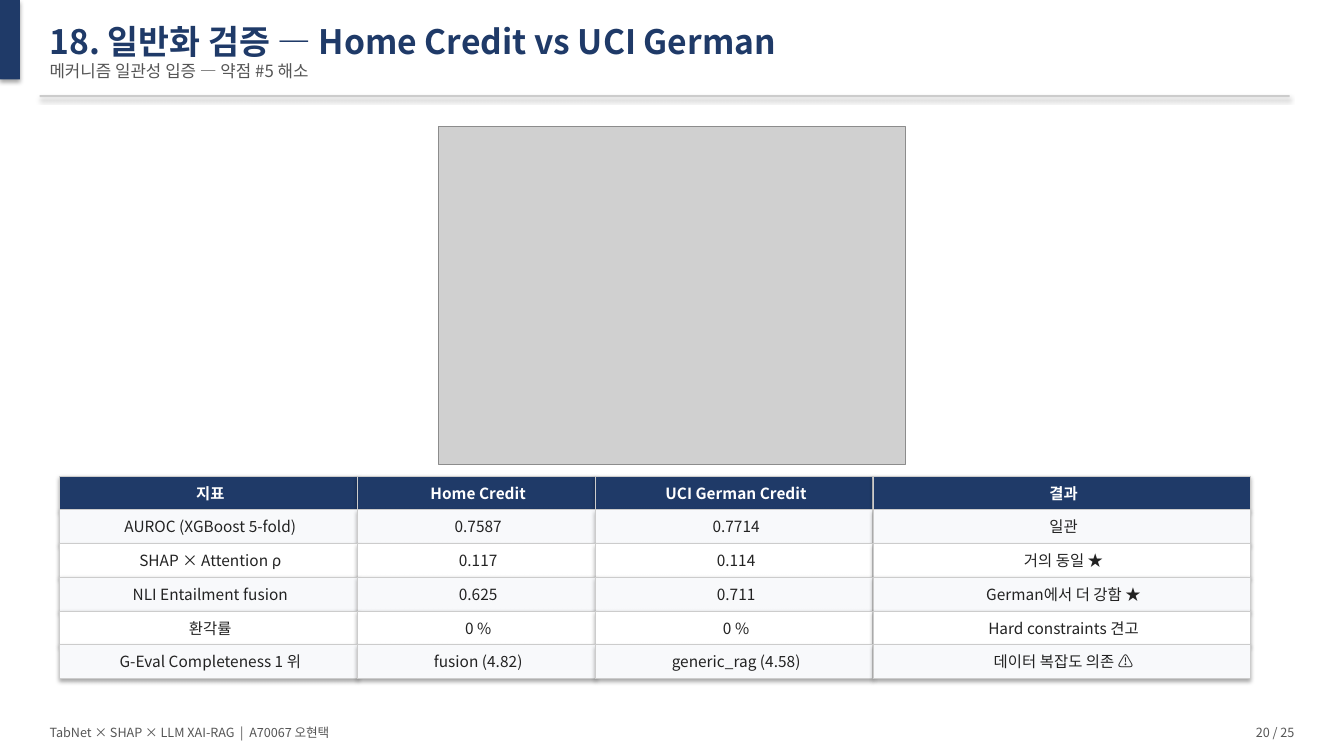
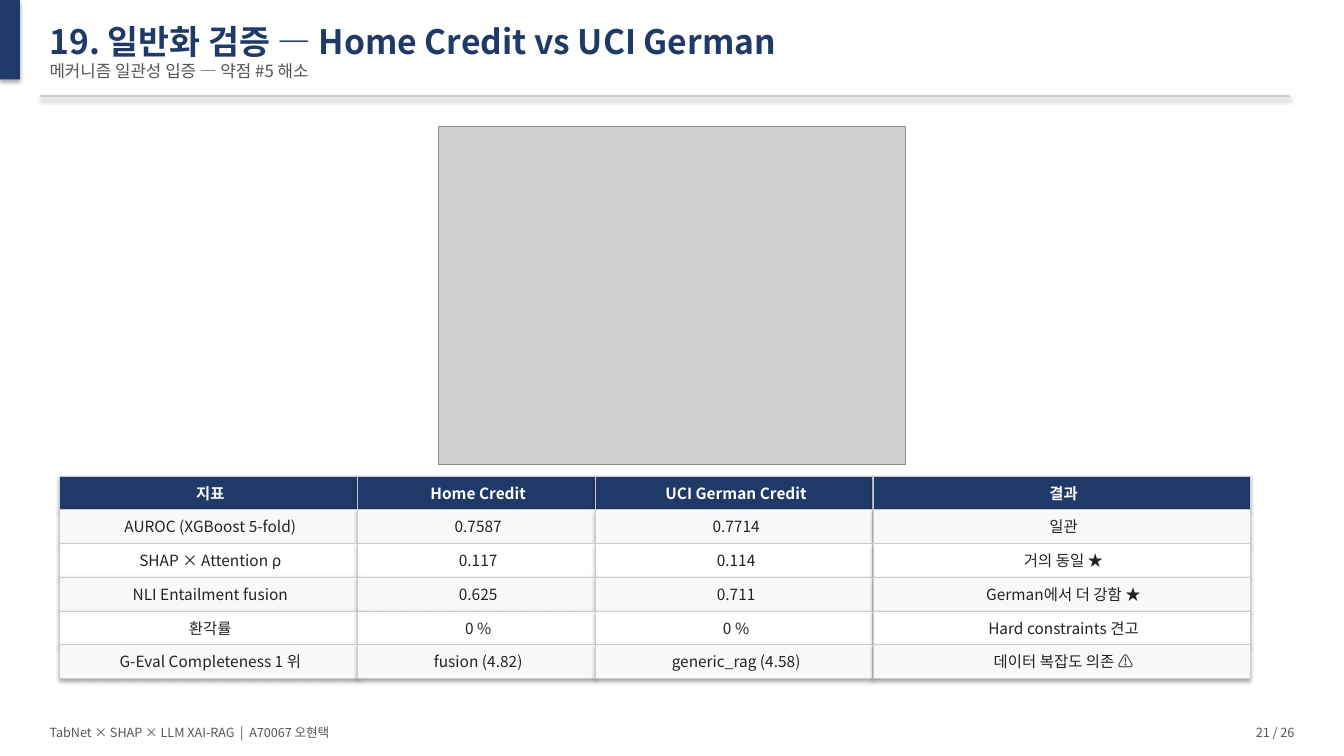
Before and after one commit to Tim-Green0/tabnet-xai-rag-credit, a slide deck: slide 21 of paper/thesis_slides.pptx (slide 20 before the commit). Drawn at 1344x756 pixels with LibreOffice and Linux fonts; fonts in the diff are those of the drawing; grey boxes stand for pictures. Boxes give left, top, right and bottom in pixels: in the first picture for what was removed or moved away, otherwise in the second. Text is boxed around its words. In the diff, an @@ line names an element or a change of style, - is before the commit and + after.

```diff
--- a/paper/thesis_slides.pptx
+++ b/paper/thesis_slides.pptx
@@ text at [50, 26, 776, 57]: text changed @@
-18. 일반화 검증 — Home Credit vs UCI German
+19. 일반화 검증 — Home Credit vs UCI German
@@ text at [1256, 727, 1294, 737]: text changed @@
-20 / 25
+21 / 26
```
Also in this commit, not shown: 21 other slides changed, 2 slides added, 1 slide removed, 1 other file.
